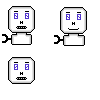
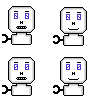
Layers edited between the first and the second (100, 100) image:
painted on "Camada 8" over [2, 35, 87, 96]
